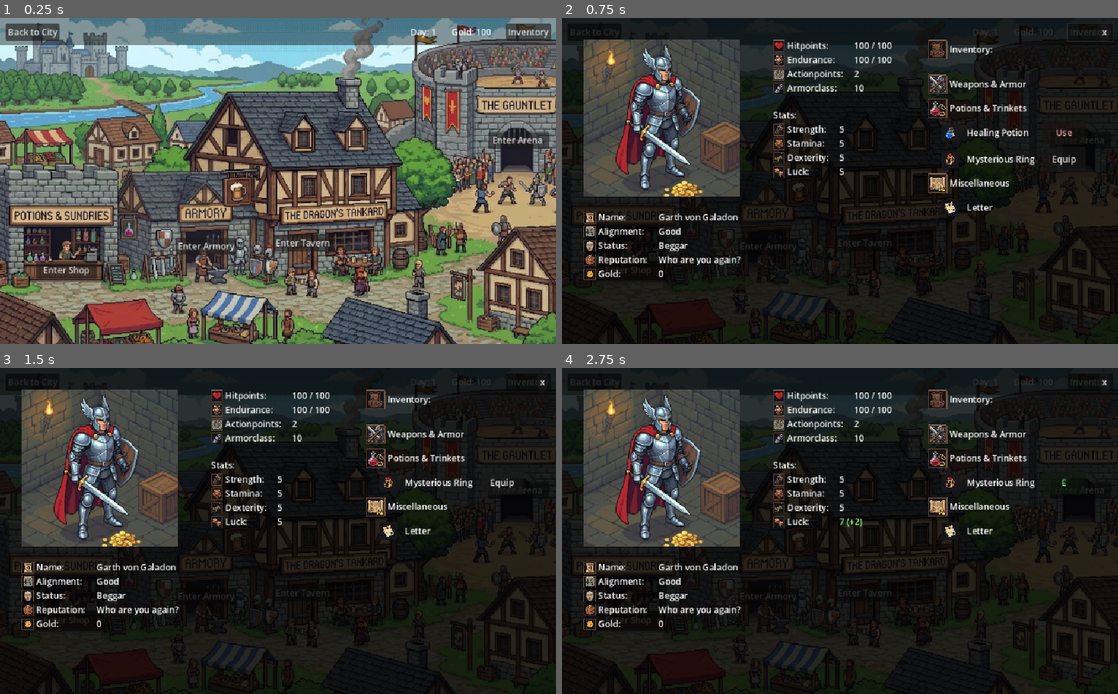
Above: before the commit, frames 1-4 (two rows, left to right).
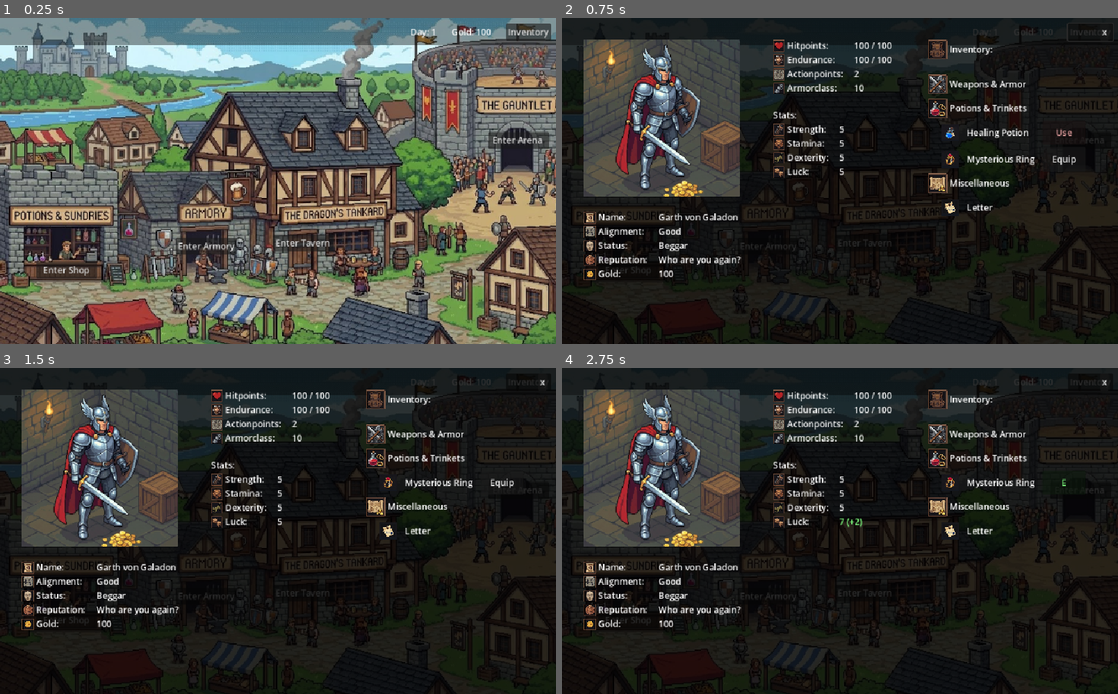
Above: after the commit, the same moments.

Repository: Plata101/Arena-In-Luskan-Godot
Game: Godot game, scene res://scenes/main.tscn
Same seed, same stepped clock (60 frames per second), same inputs: the game is played once before the commit and once after it.
Inputs:
- Up to frame 1 (0.25 s): no input
- Up to frame 2 (0.75 s): click "Inventory" at 0.5 s
- Up to frame 3 (1.5 s): click "Use" at 1.25 s
- Up to frame 4 (2.75 s): click "Equip" at 2 s

The runs differ from the first frame. In frame 1, 0.5% of the frame differs, in the area x 1-11%, y 1-8%; in frame 2, less than 0.1%; in frame 3, less than 0.1%; in frame 4, less than 0.1%.

Commit message:
Inkeeper NPC conversation init

Diff:
--- a/scenes/tavern.tscn
+++ b/scenes/tavern.tscn
@@ -42,7 +42,7 @@
 offset_bottom = 189.0
 text = "Events"
 
-[node name="BtnFood" type="Button" parent="."]
+[node name="BtnBartender" type="Button" parent="."]
 unique_name_in_owner = true
 layout_mode = 0
 offset_left = 191.0
--- a/scripts/character_screen.gd
+++ b/scripts/character_screen.gd
@@ -34,6 +34,8 @@
 	var current_str = GameManager.playerStrength
 	var current_armor = GameManager.playerArmorClass
 	var current_luck = GameManager.playerLuck
+
+	goldLabel.text = str(GameManager.currentGold)
 
 	# 2. Boni auslesen (falls etwas ausgerüstet ist)
 	var str_bonus = 0
--- a/scripts/main.gd
+++ b/scripts/main.gd
@@ -28,6 +28,8 @@
 	btn_back.pressed.connect(_on_btn_back_pressed)
 	btn_inventory.pressed.connect(_on_btn_inventory_pressed)
 
+	# Btn Back zuerst nicht sichtbar weil wir in der Stadt starten
+	btn_back.visible = false
 	# Startszene laden (ohne Fade beim allerersten Start, oder mit - wie du magst)
 	# Hier rufen wir direkt die interne Logik auf, damit es sofort da ist
 	_switch_scene_content(start_scene_path)
--- a/scripts/tavern.gd
+++ b/scripts/tavern.gd
@@ -5,7 +5,7 @@
 
 # Buttons (Frei platziert)
 @onready var btnBack = %BtnBack
-@onready var btnFood = %BtnFood
+@onready var btnBartender = %BtnBartender
 @onready var btnEvents = %BtnEvents
 @onready var btnRumors = %BtnRumors
 @onready var btnSleep = %BtnSleep
@@ -42,6 +42,22 @@
 	}
 }
 
+# --- NEU: DIALOG 2: BARKEEPER ---
+var bartender_dialogue = {
+	"start": {
+		"text": "Welcome to the Dragon's Tankard! Best ale in all of Luskan. What can I get ya?",
+		"choices": [
+			{"text": "A pint of your finest ale, please.", "next_node": "ale"},
+			{"text": "Just looking around. (Leave)", "next_node": "end"}
+		]
+	},
+	"ale": {
+		"text": "Here you go! Drink up, it puts hair on your chest.",
+		"choices": [
+			{"text": "Thanks! (Leave)", "next_node": "end"}
+		]
+	}
+}
 
 
 func _ready():
@@ -52,6 +68,9 @@
 
 	if btnRumors:
 		btnRumors.pressed.connect(_on_rumors_pressed)
+
+	if btnBartender:
+		btnBartender.pressed.connect(_on_bartender_pressed)
 
 	# Start-Check: Wir rufen direkt die neue Funktion auf
 	update_ui()
@@ -94,8 +113,20 @@
 	dialogue_instance.setup_dialogue(
 		"Thorfin",
 		"Sailor",
-		"res://assets/sprites/thorfin.png", # WICHTIG: Ersetze das mit deinem echten Pfad zum Thorfin-Bild!
+		"res://assets/sprites/npcs/thorfin.png", # WICHTIG: Ersetze das mit deinem echten Pfad zum Thorfin-Bild!
 		thorfin_dialogue
+	)
+
+func _on_bartender_pressed():
+	var dialogue_instance = dialogue_scene.instantiate()
+	add_child(dialogue_instance) # Gleiches Overlay laden!
+
+	# Aber diesmal übergeben wir dem Overlay GANZ ANDERE DATEN:
+	dialogue_instance.setup_dialogue(
+		"Tomas M. Agnum", # Anderer Name
+		"Innkeeper", # Anderer Beruf
+		"res://assets/sprites/npcs/npc_tomas_inkeeper.png", # WICHTIG: Pfad zu deinem Barkeeper-Bild anpassen!
+		bartender_dialogue # Anderes Text-Paket
 	)
 
 
Binary file added: assets/sprites/npcs/npc_tomas_inkeeper.png
Not shown, added: assets/sprites/npcs/npc_tomas_inkeeper.png.import
